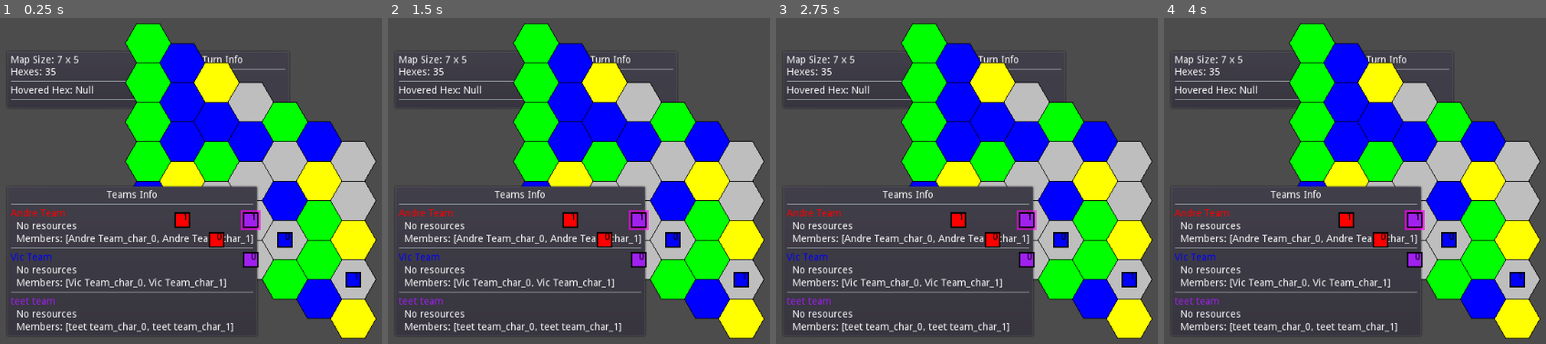
Above: before the commit, frames 1-4 (left to right).
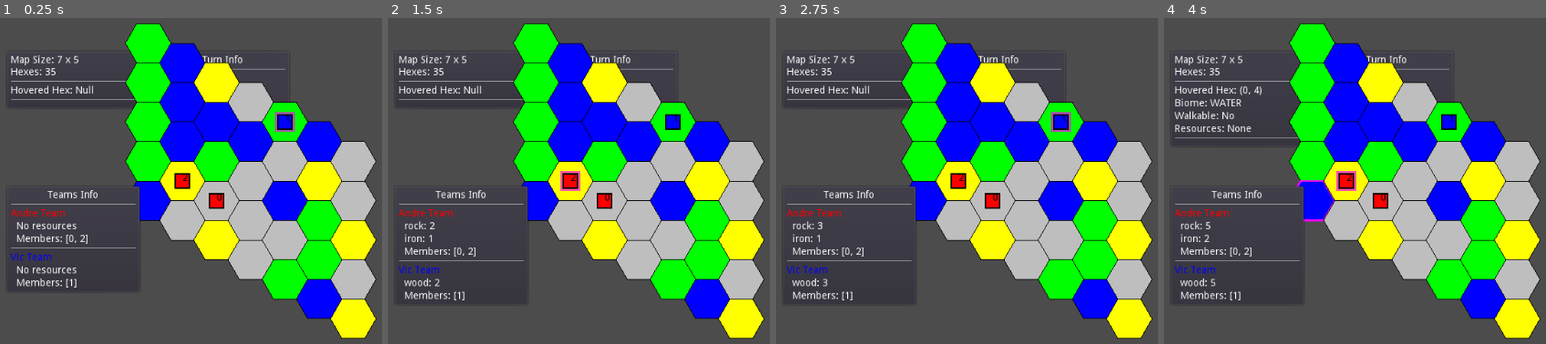
Above: after the commit, the same moments.

Repository: vgMonky/hexa_survival
Game: Godot game, scene res://hex_survival/main.tscn
The game is run twice, just before and just after one commit, with the same random seed, the same clock (stepped at 60 frames per second) and the same inputs.
Inputs (mouse positions are in pixels of both pictures, inside the frame that each line leads up to):
- Up to frame 1 (0.25 s): no input
- Up to frame 2 (1.5 s): click "End Turn" at 0.5 s; click "End Turn" at 1.25 s
- Up to frame 3 (2.75 s): click "End Turn" at 2 s
- Up to frame 4 (4 s): tap Enter at 2.75 s; drag from (1312, 44) to (1312, 161) at 2.77 s; tap Space at 3.5 s; drag from (1312, 83) to (1312, 200) at 3.52 s

The runs differ from the first frame. In frame 1, 9.1% of the frame differs, in the area x 2-95%, y 28-97%; in frame 2, 10%; in frame 3, 11%; in frame 4, 11%, in the area x 2-95%, y 20-97%.

Commit message:
Proper character creation system

Diff:
--- a/hex_survival/game/state/state_manager.gd
+++ b/hex_survival/game/state/state_manager.gd
@@ -66,30 +66,26 @@
 				print("[Team] Failed to create")
 				return {}
 
-			var team_state = _apply_changes(team_result)
-			if team_state:
-				current_state = team_state
-				print("[Team] Created successfully")
-
+			return team_result # Just return team creation result
+
+		"create_character":
+			print("[Character] Creating character with nickname: ", event.nickname)
 			var character_result = character_system.process_event(current_state, event)
 			if character_result.empty():
-				print("[Characters] Failed to create")
-				return {}
-
-			print("[Characters] Created for team")
-
-			# Apply character changes first
+				print("[Character] Failed to create")
+				return {}
+
+			# Apply character changes
 			var char_state = _apply_changes(character_result)
 			if char_state:
 				current_state = char_state
-				# Now initialize/update turn order with new characters
+				# Initialize/update turn order with new character
 				return turn_system.process_event(current_state, {"type": "initialize_turn_order"})
 			return {}
 
 		"move_character":
 			print("[State Manager] Processing move")
 			var result = movement_system.process_event(current_state, event)
-			# Make sure we're not automatically triggering next turn
 			print("[State Manager] Move result:", result)
 			return result
 
@@ -167,6 +163,26 @@
 			print("Adding team to state: ", changes.team_name)
 			new_state.teams.team_data[changes.team_name] = {"color": changes.team_color}
 			new_state.teams.members[changes.team_name] = []
+
+		"add_character":
+			# Update entities
+			new_state.entities.characters[changes.character_id] = {
+				"id": changes.character_id,
+				"nickname": changes.nickname,
+				"team": changes.team,
+				"position": changes.position,
+				"max_life": character_system.CHARACTER_CONFIG.max_life,
+				"current_life": changes.life,
+				"equipment": changes.equipment
+			}
+
+			# Update team members
+			if not new_state.teams.members.has(changes.team):
+				new_state.teams.members[changes.team] = []
+			new_state.teams.members[changes.team].append(changes.character_id)
+
+			# Update hex entity reference
+			new_state.map_data.hexes[changes.position].entity = changes.character_id
 
 
 		"add_team_characters":
--- a/hex_survival/game/systems/character_system.gd
+++ b/hex_survival/game/systems/character_system.gd
@@ -4,14 +4,16 @@
 
 class Character:
 	var id: String
+	var nickname: String
 	var team: String
 	var position: Vector2
 	var max_life: int = 10
 	var current_life: int = 10
 	var equipment: Array = []
 
-	func _init(char_id: String, team_name: String, pos: Vector2) -> void:
+	func _init(char_id: String, char_nickname: String, team_name: String, pos: Vector2) -> void:
 		id = char_id
+		nickname = char_nickname
 		team = team_name
 		position = pos
 		current_life = max_life
@@ -19,6 +21,7 @@
 	func to_dict() -> Dictionary:
 		return {
 			"id": id,
+			"nickname": nickname,
 			"team": team,
 			"position": position,
 			"max_life": max_life,
@@ -27,7 +30,12 @@
 		}
 
 	static func from_dict(data: Dictionary) -> Character:
-		var character = Character.new(data.id, data.team, data.position)
+		var character = Character.new(
+			data.id,
+			data.nickname,
+			data.team,
+			data.position
+		)
 		character.current_life = data.get("current_life", character.max_life)
 		character.equipment = data.get("equipment", [])
 		return character
@@ -42,36 +50,68 @@
 			return _validate_and_create_character(current_state, event)
 		"add_team": # Handle character creation for new team
 			return _create_team_characters(current_state, event)
+		"create_character":
+			return _validate_and_create_character(current_state, event)
 	return {}
 
 func _validate_and_create_character(state: GameState, event: Dictionary) -> Dictionary:
-	# Validate position is within map bounds
-	if not state.map_data.hexes.has(event.position):
-		push_error("Invalid position for character")
+	# Validate team exists
+	if not state.teams.team_data.has(event.team):
+		push_error("Team does not exist: " + event.team)
 		return {}
 
-	# Check if hex is walkable
-	var hex_data = state.map_data.hexes[event.position]
-	if not hex_data.biome_data.walkable:
-		push_error("Cannot place character on non-walkable hex")
+	# Find valid position automatically
+	var valid_position = _find_single_valid_position(state)
+	if valid_position == Vector2(-1, -1):
+		push_error("No valid positions available for character")
 		return {}
 
-	# Check if hex is occupied
-	if hex_data.entity != null:
-		push_error("Hex already occupied")
-		return {}
+	# Generate unique ID based on total existing characters
+	var char_id = str(state.entities.characters.size())
 
-	var character = Character.new(event.character_id, event.team, event.position)
+	# Create character
+	var character = Character.new(
+		char_id,
+		event.nickname,
+		event.team,
+		valid_position
+	)
 
-	# Create character data
+	print("[Character] Created %s ('%s') for team %s at %s" % [
+		char_id,
+		event.nickname,
+		event.team,
+		valid_position
+	])
+
 	return {
 		"type": "add_character",
-		"character_id": character.id,
-		"team": character.team,
-		"position": character.position,
+		"character_id": char_id,
+		"nickname": event.nickname,
+		"team": event.team,
+		"position": valid_position,
 		"life": character.current_life,
 		"equipment": character.equipment
 	}
+
+func _find_single_valid_position(state: GameState) -> Vector2:
+	var all_valid = []
+
+	# Collect all valid positions
+	for hex_pos in state.map_data.hexes.keys():
+		var hex_data = state.map_data.hexes[hex_pos]
+		if hex_data.biome_data.walkable and hex_data.entity == null:
+			all_valid.append(hex_pos)
+
+	if all_valid.empty():
+		# Return an invalid position that we can check for
+		return Vector2(-1, -1)  # Using -1,-1 as our "invalid" position
+
+	# Randomize selection
+	randomize()
+	all_valid.shuffle()
+
+	return all_valid[0]
 
 func _create_team_characters(state: GameState, event: Dictionary) -> Dictionary:
 	print("[Characters] Creating for team: ", event.team_name)
@@ -84,7 +124,13 @@
 	var character_positions = []
 	for i in range(2):
 		var character_id = str(event.team_name) + "_char_" + str(i)
-		var character = Character.new(character_id, event.team_name, valid_positions[i])
+		# Added "Bot" + number as default nickname for auto-created characters
+		var character = Character.new(
+			character_id,
+			"Bot" + str(i),  # Default nickname
+			event.team_name,
+			valid_positions[i]
+		)
 		characters[character_id] = character.to_dict()
 		character_positions.append({
 			"character_id": character_id,
--- a/hex_survival/game/systems/turn_system.gd
+++ b/hex_survival/game/systems/turn_system.gd
@@ -19,6 +19,8 @@
 	for team_name in state.teams.members:
 		all_characters.append_array(state.teams.members[team_name])
 
+	print("[Turn System] Found characters for turn order:", all_characters)  # Debug print
+
 	# Randomize initial turn order
 	randomize()
 	all_characters.shuffle()
@@ -28,7 +30,7 @@
 		"turn_order": all_characters,
 		"current_turn_index": 0,
 		"current_round": 1,
-		"actions_left": ACTIONS_PER_TURN
+		"moves_left": MovementSystem.MAX_HEX_STEPS
 	}
 
 func _process_next_turn(state: GameState) -> Dictionary:
--- a/hex_survival/main.gd
+++ b/hex_survival/main.gd
@@ -6,6 +6,7 @@
 	add_child(state_manager)
 	state_manager.initialize(7, 5)
 
+	# Create teams first
 	state_manager.apply_state_change({
 		"type": "add_team",
 		"team_name": "Andre Team",
@@ -17,10 +18,24 @@
 		"team_name": "Vic Team",
 		"team_color": Color.blue
 	})
+
+	# Create characters with just nickname and team
 	state_manager.apply_state_change({
-		"type": "add_team",
-		"team_name": "teet team",
-		"team_color": Color.purple
+		"type": "create_character",
+		"nickname": "Harry",
+		"team": "Andre Team"
+	})
+
+	state_manager.apply_state_change({
+		"type": "create_character",
+		"nickname": "Ron",
+		"team": "Vic Team"
+	})
+
+	state_manager.apply_state_change({
+		"type": "create_character",
+		"nickname": "Tero",
+		"team": "Andre Team"
 	})
 
 	var info_ui = InfoUI.new()
--- a/hex_survival/view/ui/turn_ui.gd
+++ b/hex_survival/view/ui/turn_ui.gd
@@ -71,7 +71,7 @@
 		# Add character label
 		var char_label = Label.new()
 		char_label.text = "%s (%s)" % [
-			char_data.team,
+			char_data.nickname,
 			char_id.split("_")[-1]
 		]
 		char_label.modulate = team_data.color
